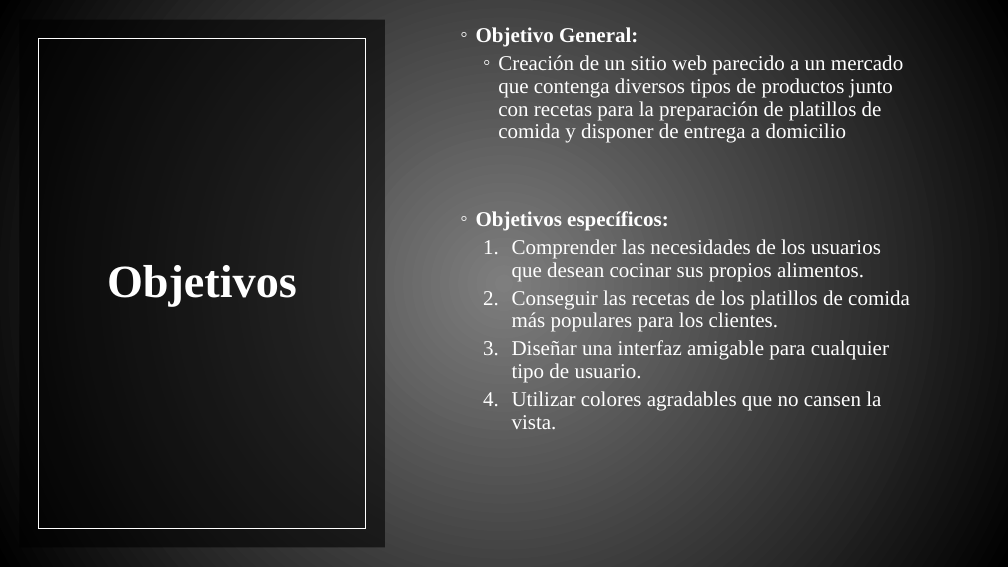
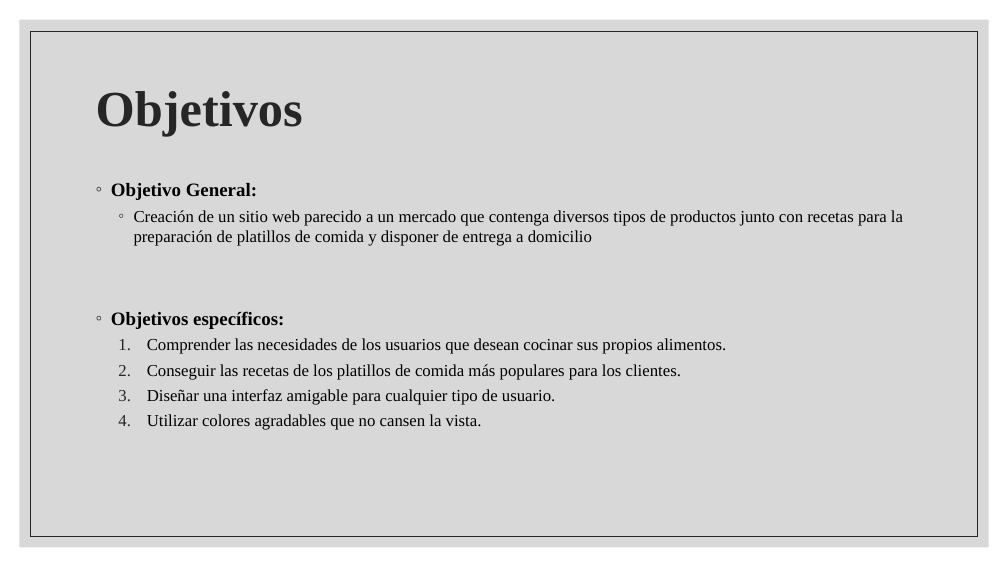
Before and after one commit to DanielIza97/TecTronik, a slide deck: slide 3 of Proyecto final.pptx (slide 4 before the commit). Drawn at 1008x567 pixels with LibreOffice and Linux fonts; fonts in the diff are those of the drawing. Boxes give left, top, right and bottom in pixels: in the first picture for what was removed or moved away, otherwise in the second. Text is boxed around its words. In the diff, an @@ line names an element or a change of style, - is before the commit and + after.

```diff
--- a/Proyecto final.pptx
+++ b/Proyecto final.pptx
@@ background gradient #7F7F7F to #000000 to #FFFFFF @@
@@ rectangle removed at bbox=[0, 0, 1008, 567] @@
@@ rectangle at bbox=[20, 20, 989, 547]: fill #000000 at 60% opacity to #BFBFBF at 60% opacity @@
@@ rectangle removed at bbox=[20, 20, 385, 547] @@
@@ rectangle at bbox=[31, 31, 978, 536]: outline #FFFFFF 0.5 pt to #262626 0.5 pt @@
@@ rectangle removed at bbox=[39, 39, 366, 529] @@
@@ title "Objetivos": place and size @@
-title "Objetivos" at bbox=[107, 265, 297, 307]
+title "Objetivos" at bbox=[96, 91, 303, 136]
@@ title "Objetivos" at bbox=[96, 91, 303, 136]: size 44 to 48 pt, text colour #FFFFFF to #262626; alignment centre to left @@
@@ text "Objetivo General:": place and size @@
-text "Objetivo General:" at bbox=[476, 55, 910, 429]
+text "Objetivo General:" at bbox=[111, 183, 903, 430]
@@ text "Objetivo General:" at bbox=[111, 183, 903, 430]: size 20 to 18 pt in "Objetivo General:", "Objetivos específicos:"; text colour #FFFFFF to #000000, size 20 to 16 pt; line spacing 0.9 to 1; bullet colour #FFFFFF to #262626; vertical alignment middle to top @@
```
Also in this commit, not shown: 4 other slides changed, 2 slides added, 2 slides removed, 1 other file.
